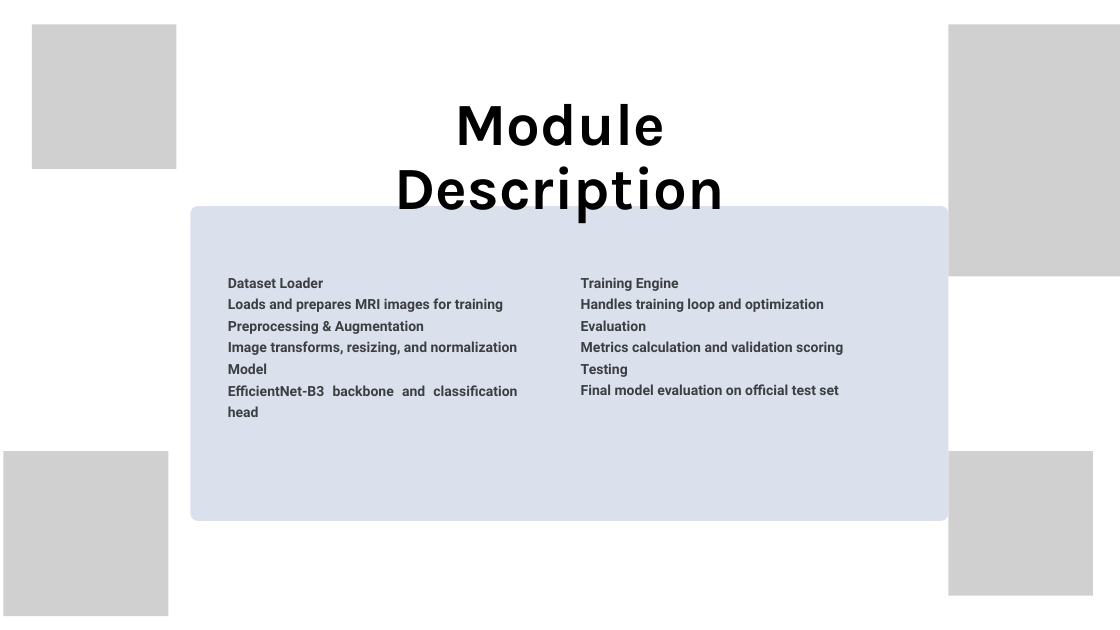
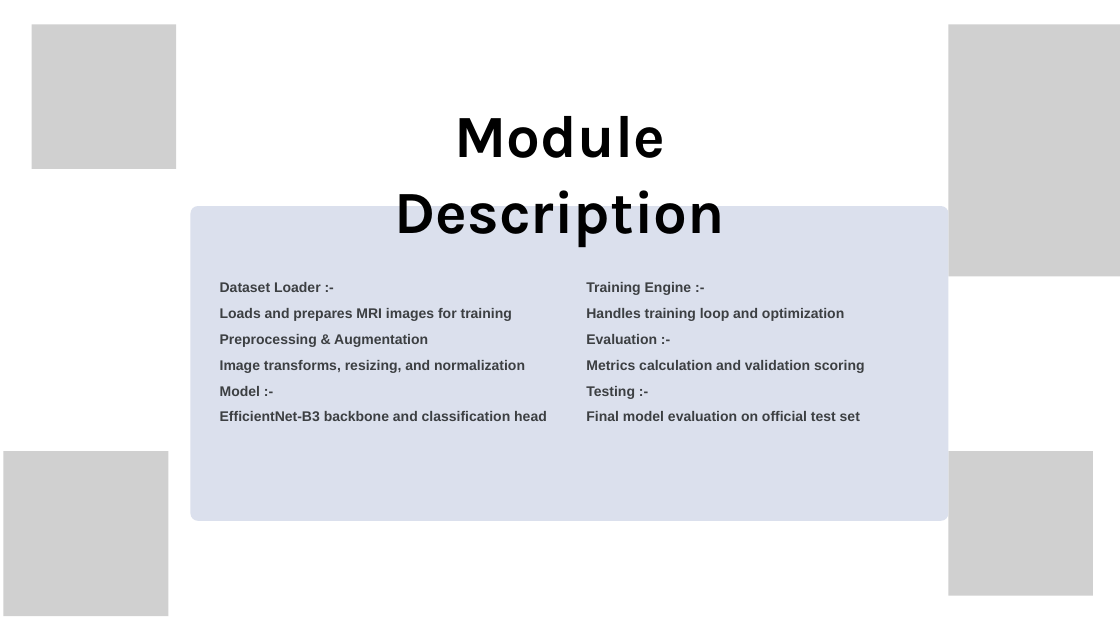
Before and after one commit to Belugabilli/BrainTumor-PE-1, a slide deck: slide 16 of Report/EfficientNet-B3 Project.pptx. Drawn at 1120x630 pixels with LibreOffice and Linux fonts; fonts in the diff are those of the drawing; grey boxes stand for pictures; background and template pictures are left out. Boxes give left, top, right and bottom in pixels: in the first picture for what was removed or moved away, otherwise in the second. Text is boxed around its words. In the diff, an @@ line names an element or a change of style, - is before the commit and + after.

```diff
--- a/Report/EfficientNet-B3 Project.pptx
+++ b/Report/EfficientNet-B3 Project.pptx
@@ text "Module Description" at (395, 116, 725, 248): line spacing 82.4pt to 1.07 @@
@@ text "Dataset Loader :-": place and size @@
-text "Dataset Loader :-" at (228, 277, 518, 417)
+text "Dataset Loader :-" at (220, 282, 547, 421)
@@ text at (220, 282, 321, 292): text changed; font Roboto to Arial @@
-Dataset Loader
+Dataset Loader :-
@@ text at (586, 282, 692, 295): text changed; font Roboto to Arial @@
-Training Engine
+Training Engine :-
@@ text at (220, 308, 547, 421): font Roboto to Arial in "Loads and prepares MRI images for training", "Preprocessing & Augmentation", "Image transforms, resizing, and normalization", "EfficientNet-B3 backbone and classification head"; line spacing 27.7pt to 1.54 @@
@@ text at (586, 308, 865, 421): font Roboto to Arial in "Handles training loop and optimization", "Metrics calculation and validation scoring", "Final model evaluation on official test set"; line spacing 27.7pt to 1.54 @@
@@ text at (586, 334, 657, 344): text changed; font Roboto to Arial @@
-Evaluation
+Evaluation :-
@@ text at (220, 386, 260, 396): text changed; font Roboto to Arial @@
-Model
+Model :-
@@ text at (586, 386, 635, 399): text changed; font Roboto to Arial @@
-Testing
+Testing :-
```
Also in this commit, not shown: 26 other slides changed, 2 slides added, 3 slides removed.
